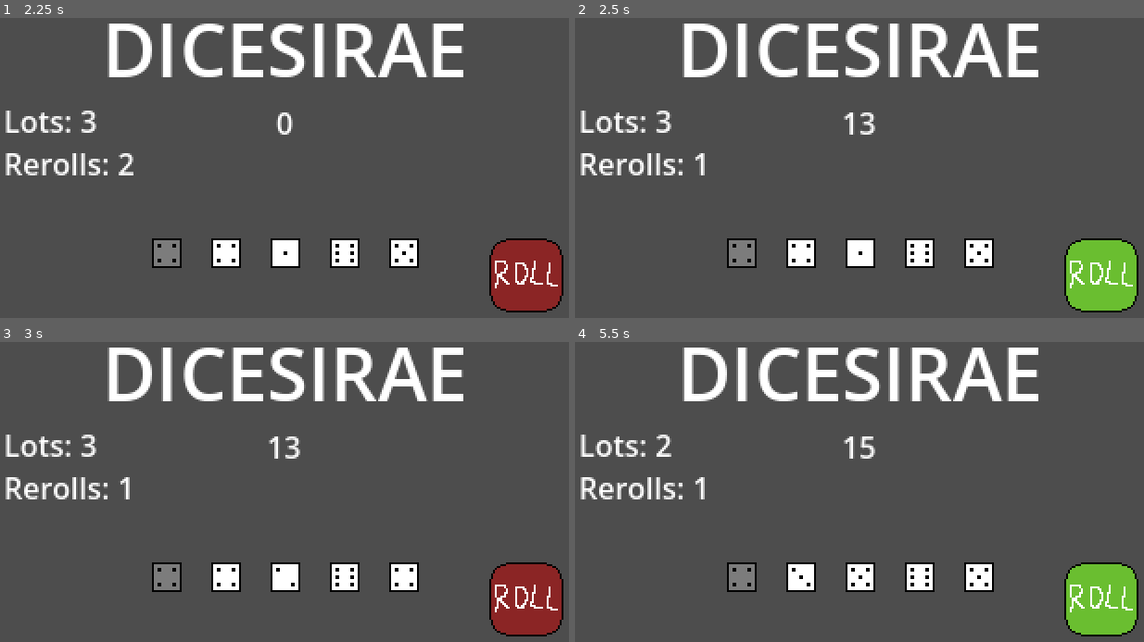
Above: before the commit, frames 1-4 (two rows, left to right).
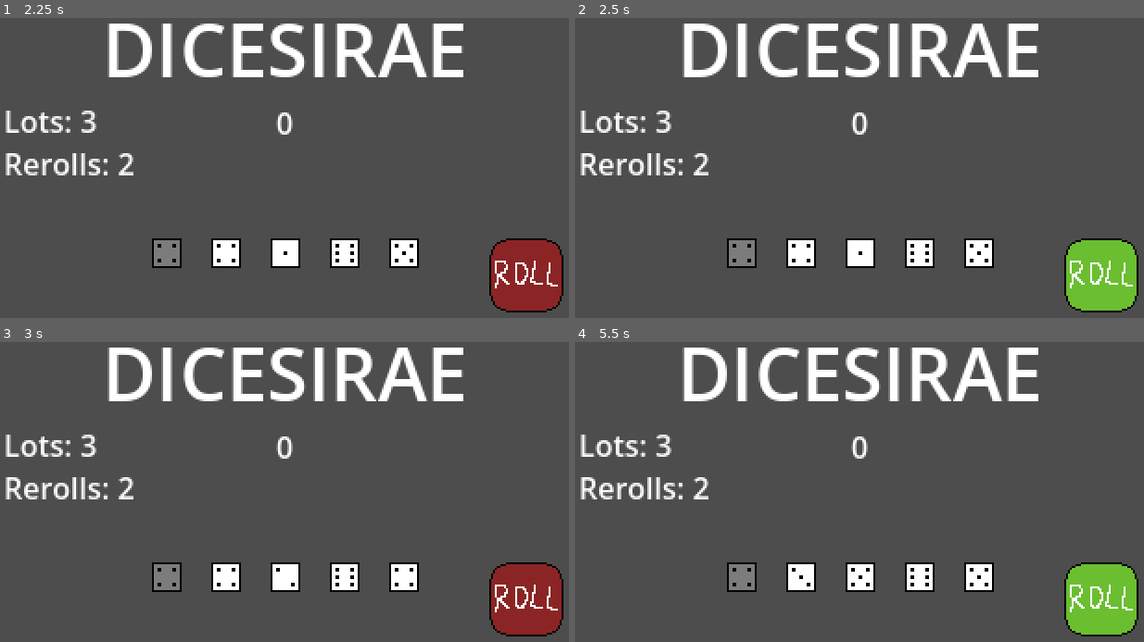
Above: after the commit, the same moments.

Repository: xander6424/DICESIRAE
Game: Godot game, scene res://scenes/main.tscn
Same seed, same stepped clock (60 frames per second), same inputs: the game is played once before the commit and once after it.
Inputs (mouse positions are in pixels of both pictures, inside the frame that each line leads up to):
- Up to frame 1 (2.25 s): click (165, 252) at 0.52 s; click (529, 276) at 1.25 s; tap Enter at 2 s
- Up to frame 2 (2.5 s): no input
- Up to frame 3 (3 s): click (529, 600) at 2.75 s
- Up to frame 4 (5.5 s): tap Space at 3.5 s; click (1104, 600) at 4.25 s; tap Enter at 5 s

Frame 1 is identical in both runs. In frame 2, 0.4% of the frame differs, in the area x 20-53%, y 31-53%; in frame 3, 0.4%; in frame 4, 0.5%, in the area x 14-53%, y 30-53%.

Commit message:
Save Dice & Reset
Clicking dice now saves them to a list separate from the rolling dice. A reset signal was also used when starting to roll the dice, which prevents the list(s) and variables from being wiped before saving dice.

Diff:
--- a/scenes/main.tscn
+++ b/scenes/main.tscn
@@ -85,13 +85,18 @@
 texture_disabled = ExtResource("4_jyhfs")
 texture_click_mask = ExtResource("6_tefeu")
 
+[connection signal="reset" from="DiceSet/Dice1" to="." method="_on_reset"]
 [connection signal="roll_done" from="DiceSet/Dice1" to="." method="_on_dice_roll_done"]
 [connection signal="saved_pressed" from="DiceSet/Dice1" to="." method="_on_saved_pressed"]
+[connection signal="reset" from="DiceSet/Dice2" to="." method="_on_reset"]
 [connection signal="roll_done" from="DiceSet/Dice2" to="." method="_on_dice_roll_done"]
 [connection signal="saved_pressed" from="DiceSet/Dice2" to="." method="_on_saved_pressed"]
+[connection signal="reset" from="DiceSet/Dice3" to="." method="_on_reset"]
 [connection signal="roll_done" from="DiceSet/Dice3" to="." method="_on_dice_roll_done"]
 [connection signal="saved_pressed" from="DiceSet/Dice3" to="." method="_on_saved_pressed"]
+[connection signal="reset" from="DiceSet/Dice4" to="." method="_on_reset"]
 [connection signal="roll_done" from="DiceSet/Dice4" to="." method="_on_dice_roll_done"]
 [connection signal="saved_pressed" from="DiceSet/Dice4" to="." method="_on_saved_pressed"]
+[connection signal="reset" from="DiceSet/Dice5" to="." method="_on_reset"]
 [connection signal="roll_done" from="DiceSet/Dice5" to="." method="_on_dice_roll_done"]
 [connection signal="saved_pressed" from="DiceSet/Dice5" to="." method="_on_saved_pressed"]
--- a/scripts/dice.gd
+++ b/scripts/dice.gd
@@ -1,12 +1,14 @@
 extends RigidBody2D
 
+signal reset()
 signal roll_done(index: int)
-signal saved_pressed()
+signal saved_pressed(number_rolled: int)
 
 @onready var faces: Node2D = %Faces
 @onready var roll_button: TextureButton = %RollButton
 @onready var save_button: Button = %SaveButton
 
+var number_rolled
 var rolling = false
 var saved = false
 var current_index = 0
@@ -27,6 +29,7 @@
 func roll_button_pressed():
 	if !rolling and !saved:
 		roll_button.disabled = true
+		reset.emit()
 		_roll_dice()
 
 func _roll_dice():
@@ -46,15 +49,16 @@
 		current_index = new_index
 		duration -= 0.1
 
+	number_rolled = current_index + 1
 	rolling = false
 	roll_button.disabled = false
 
 	# Return basic D6 dice roll
-	roll_done.emit(current_index + 1)
+	roll_done.emit(number_rolled)
 
 
 func _save_button_pressed():
 	if !rolling:
 		saved = true
 		save_button.disabled = true
-		saved_pressed.emit()
+		saved_pressed.emit(number_rolled)
--- a/scripts/main.gd
+++ b/scripts/main.gd
@@ -19,6 +19,9 @@
 
 func _process(delta: float) -> void:
 	if rerolls <= 0:
+
+		# Append all remaining dice to saved
+
 		lots -= 1
 		rerolls = 2
 		update_labels()
@@ -27,6 +30,13 @@
 			# No more rolling, then
 			roll_button.disabled = true
 			enter_shop()
+
+func _on_reset() -> void:
+	# Reset for new roll
+	dice_rolled = 0
+	roll_total = 0
+	rolling_dice_list.clear()
+
 
 func _on_dice_roll_done(roll: int) -> void:
 	roll_total += roll
@@ -40,12 +50,9 @@
 		update_score(roll_total)
 		update_labels()
 
-		print(rolling_dice_list) # Show numbers in output
+		print("DICE ROLLED: ", rolling_dice_list) # Show numbers in output
+		print("DICE SAVED: ", saved_dice_list)
 
-		# Reset for new roll
-		dice_rolled = 0
-		roll_total = 0
-		rolling_dice_list.clear()
 
 func update_score(score_total: int):
 	score_label.text = str(score_total)
@@ -58,7 +65,11 @@
 	print("SHOP")
 
 
-func _on_saved_pressed() -> void:
+func _on_saved_pressed(number_rolled: int) -> void:
 	dice_in_play -= 1
-	#saved_dice_list
-	pass
+
+	for dice in rolling_dice_list:
+		if dice == number_rolled:
+			print("APPENDED") # REMOVE
+			saved_dice_list.append(number_rolled)
+			break
Not shown, changed: TO-DO.txt
